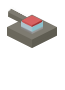
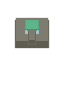
Before/after of a 65 × 90 layered artwork. What changed in the layer stack:
removed layer "stone022.png" over [22, 15, 42, 27]
added group "new" with 6 layers above "grass-free.png" over [14, 17, 51, 49]
moved "gun" into group "new", painted on it over [7, 7, 36, 45]
added layer "green" in group "new" over [25, 20, 39, 31]
added layer "red" in group "new" over [25, 20, 39, 31]
moved "turret" into group "new", painted on it over [21, 16, 43, 34]
moved "body" into group "new", painted on it over [7, 14, 57, 48]
added layer "shadow" in group "new" over [14, 17, 51, 49]
